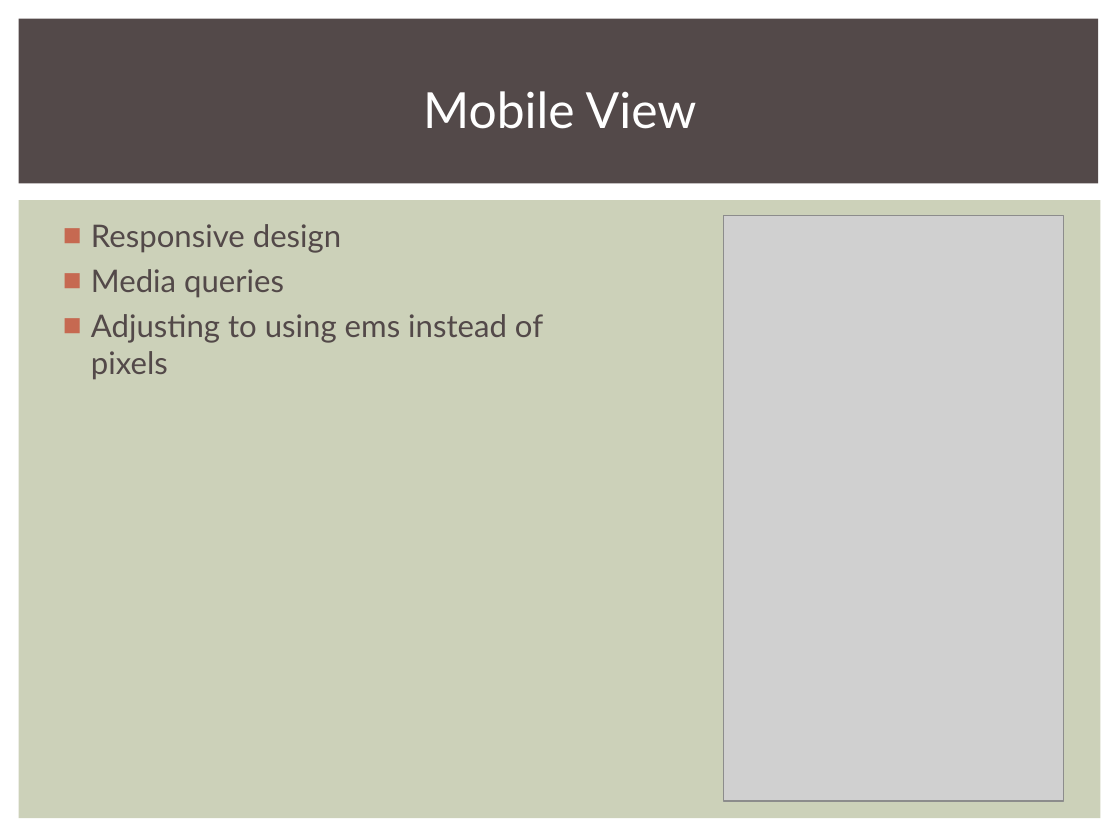
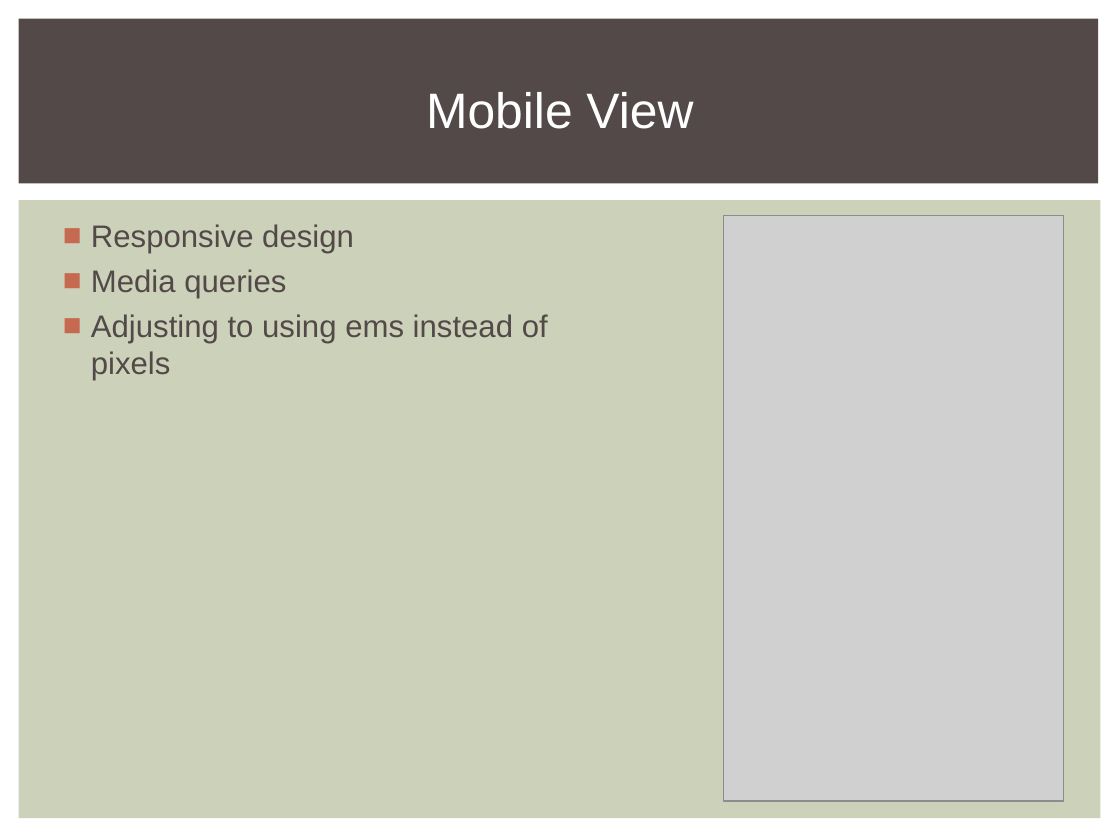
Before and after one commit to SEACodeCarrots/ReportIt, a slide deck: slide 4 of presentation.ppt. Drawn at 1120x840 pixels with LibreOffice and Linux fonts; fonts in the diff are those of the drawing; grey boxes stand for pictures. Boxes give left, top, right and bottom in pixels: in the first picture for what was removed or moved away, otherwise in the second. Text is boxed around its words. In the diff, an @@ line names an element or a change of style, - is before the commit and + after.

```diff
--- a/presentation.ppt
+++ b/presentation.ppt
@@ text "Mobile View" at (426,92,693,129): font Lato to Arial @@
@@ text "Responsive design" at (91,224,548,381): font Lato to Arial @@
```
Also in this commit, not shown: 8 other slides changed, 1 other file.
